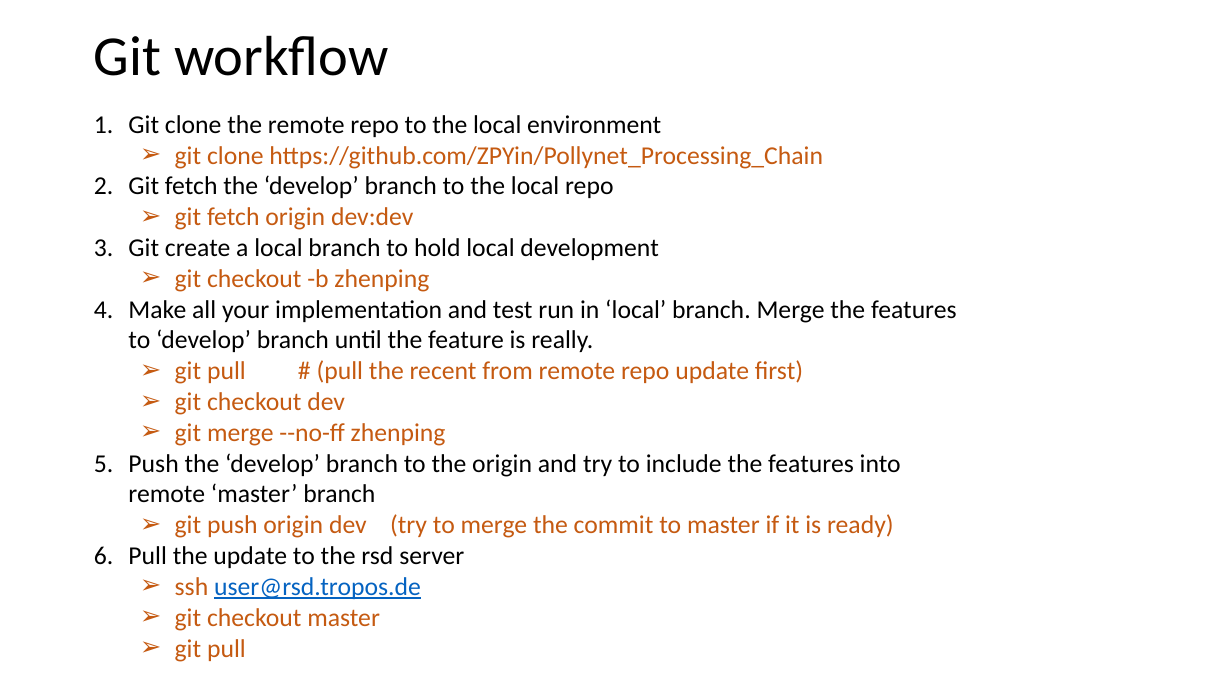
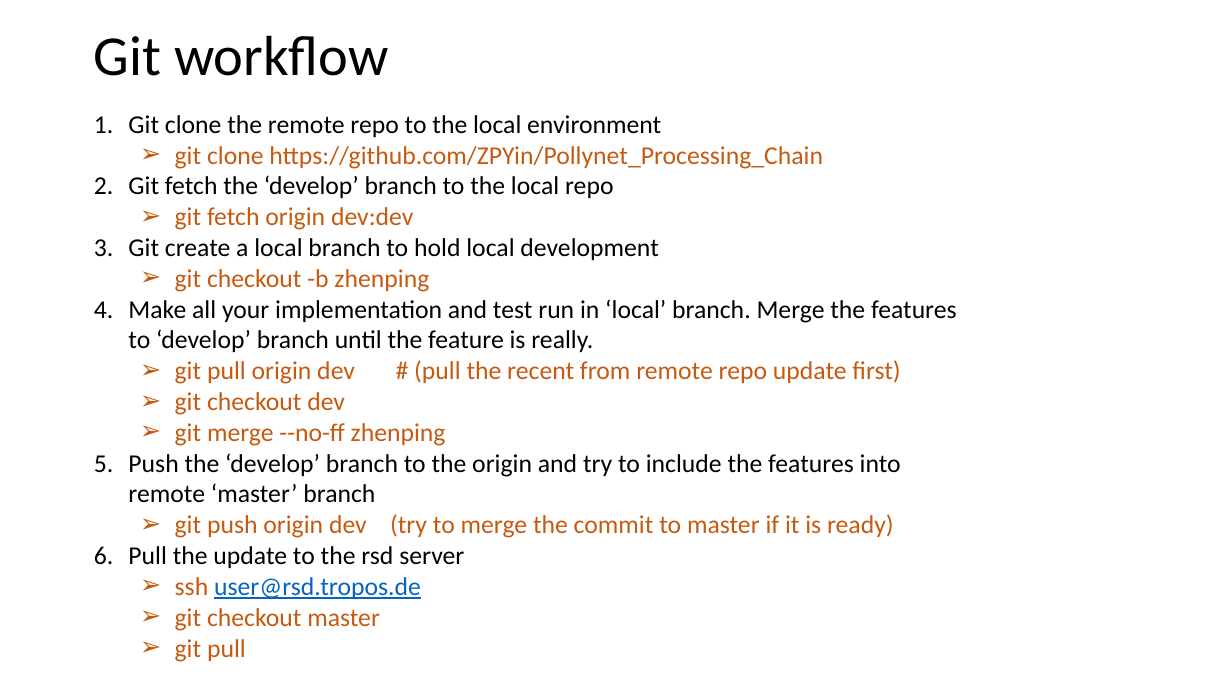
Before and after one commit to PollyNET/Pollynet_Processing_Chain, a slide deck: slide 2 of doc/git_workflow.pptx. Drawn at 1232x693 pixels with LibreOffice and Linux fonts; fonts in the diff are those of the drawing. Boxes give left, top, right and bottom in pixels: in the first picture for what was removed or moved away, otherwise in the second. Text is boxed around its words. In the diff, an @@ line names an element or a change of style, - is before the commit and + after.

Commit message:
add git workflow
Former-commit-id: 174342cad319f2fe7ee4b40ded95f84368e568a2

```diff
--- a/doc/git_workflow.pptx
+++ b/doc/git_workflow.pptx
@@ text at bbox=[175, 360, 900, 384]: text changed @@
-  ➢ git pull # (pull the recent from remote repo update first)
+  ➢ git pull origin dev # (pull the recent from remote repo update first)
```
